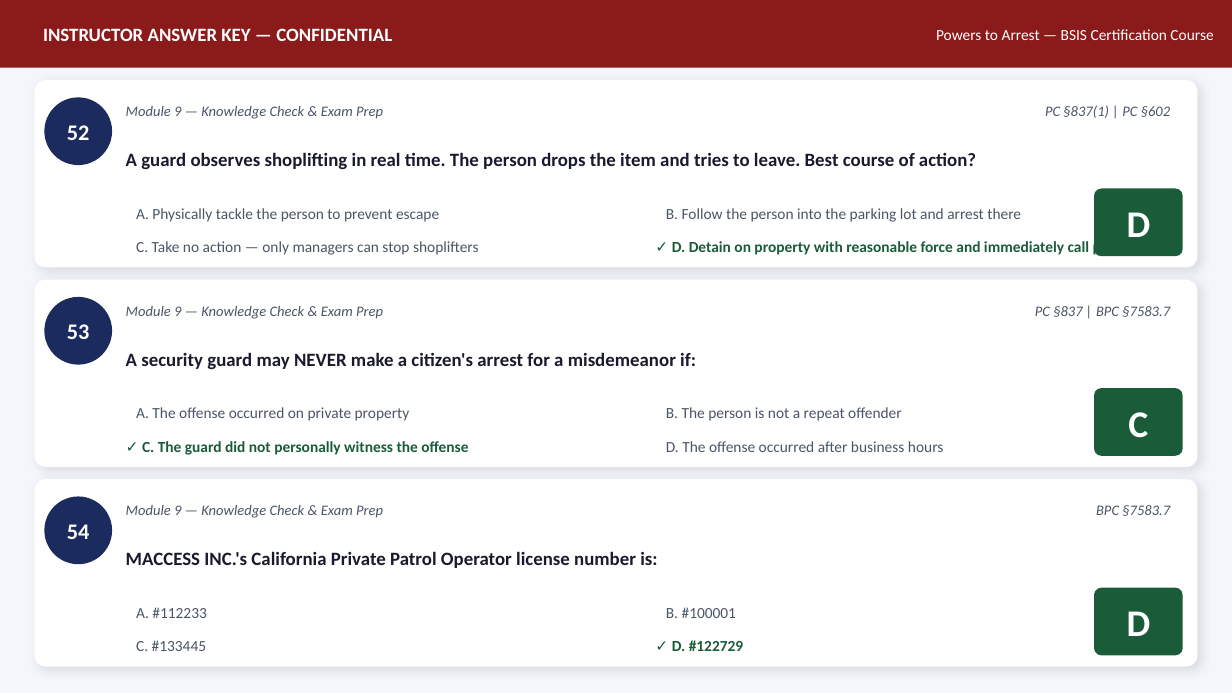
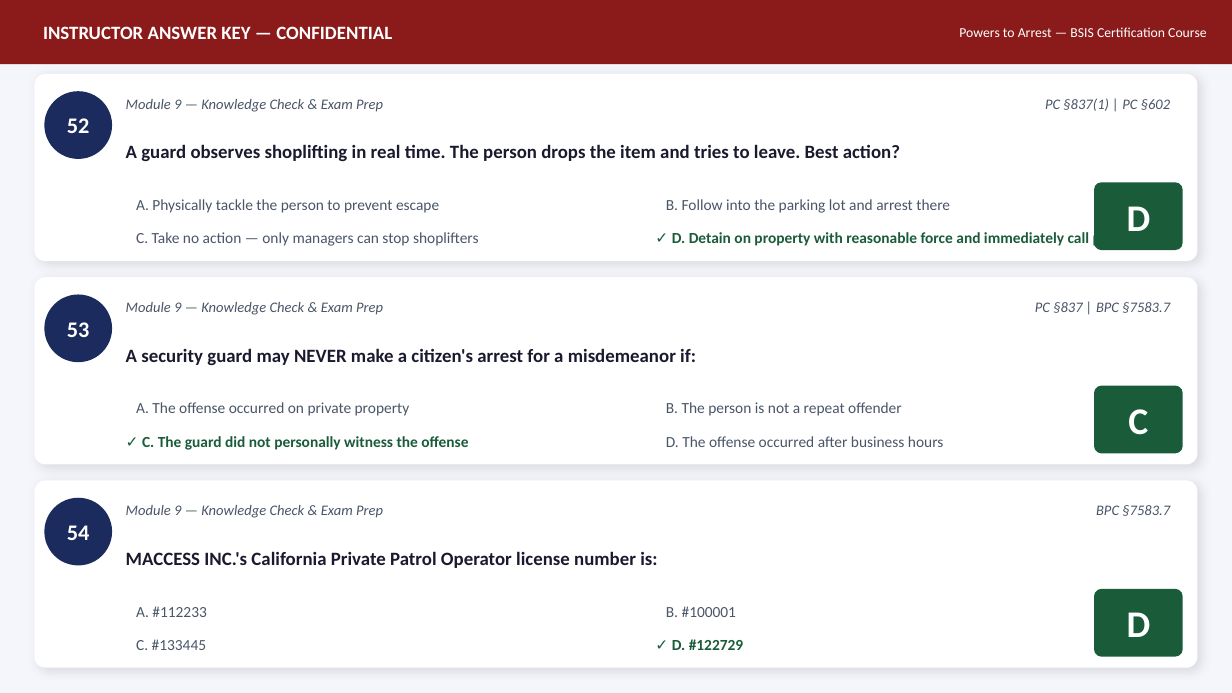
Before and after one commit to MaccPSLAW/Licensing-Live-Scans-, a slide deck: slide 20 of PSLAW-Courses/final-projects/Powers_to_Arrest_BSIS_Certification_MACCESS_INC-AnswerKey.pptx. Drawn at 1232x693 pixels with LibreOffice and Linux fonts; fonts in the diff are those of the drawing. Boxes give left, top, right and bottom in pixels: in the first picture for what was removed or moved away, otherwise in the second. Text is boxed around its words. In the diff, an @@ line names an element or a change of style, - is before the commit and + after.

Commit message:
feat: Powers to Arrest — BSIS Certification Course — Answer Key PPTX

```diff
--- a/PSLAW-Courses/final-projects/Powers_to_Arrest_BSIS_Certification_MACCESS_INC-AnswerKey.pptx
+++ b/PSLAW-Courses/final-projects/Powers_to_Arrest_BSIS_Certification_MACCESS_INC-AnswerKey.pptx
@@ rectangle: place and size @@
-rectangle at box(0, 0, 1232, 68)
+rectangle at box(0, 0, 1232, 64)
@@ text "Powers to Arrest — BSIS ...": place and size @@
-text "Powers to Arrest — BSIS ..." at box(936, 29, 1213, 40)
+text "Powers to Arrest — BSIS ..." at box(959, 27, 1206, 37)
@@ text "Powers to Arrest — BSIS ..." at box(959, 27, 1206, 37): size 9 to 8 pt @@
@@ text at box(126, 144, 900, 161): text changed @@
-A guard observes shoplifting in real time. The person drops the item and tries to leave. Best course of action?
+A guard observes shoplifting in real time. The person drops the item and tries to leave. Best action?
@@ text at box(666, 199, 950, 213): text changed @@
-B. Follow the person into the parking lot and arrest there
+B. Follow into the parking lot and arrest there
@@ 8 texts, 2 rounded rectangles, 1 ellipse: place and size @@
-8 texts, 2 rounded rectangles, 1 ellipse at box(34, 80, 1198, 455)
+8 texts, 2 rounded rectangles, 1 ellipse at box(34, 74, 1198, 450)
@@ 3 texts: place and size @@
-3 texts at box(136, 208, 1131, 257)
+3 texts at box(136, 199, 1131, 248)
@@ 3 texts: place and size @@
-3 texts at box(126, 306, 1170, 369)
+3 texts at box(126, 302, 1170, 365)
```
Also in this commit, not shown: 21 other slides changed.
